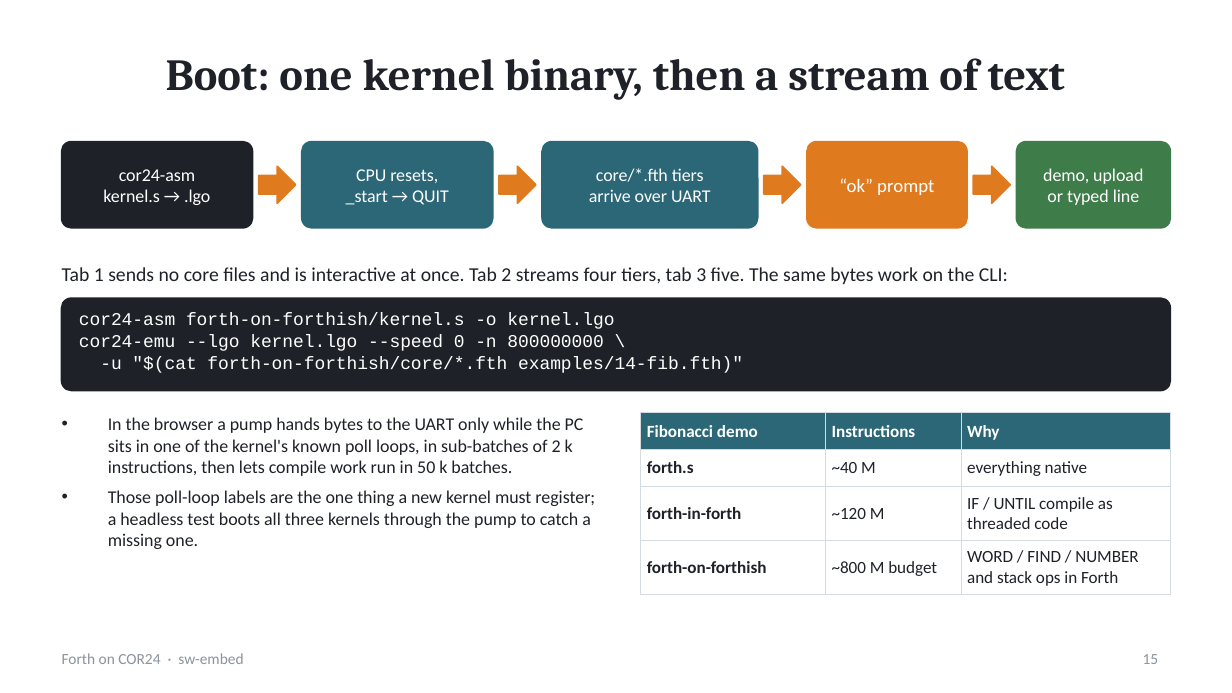
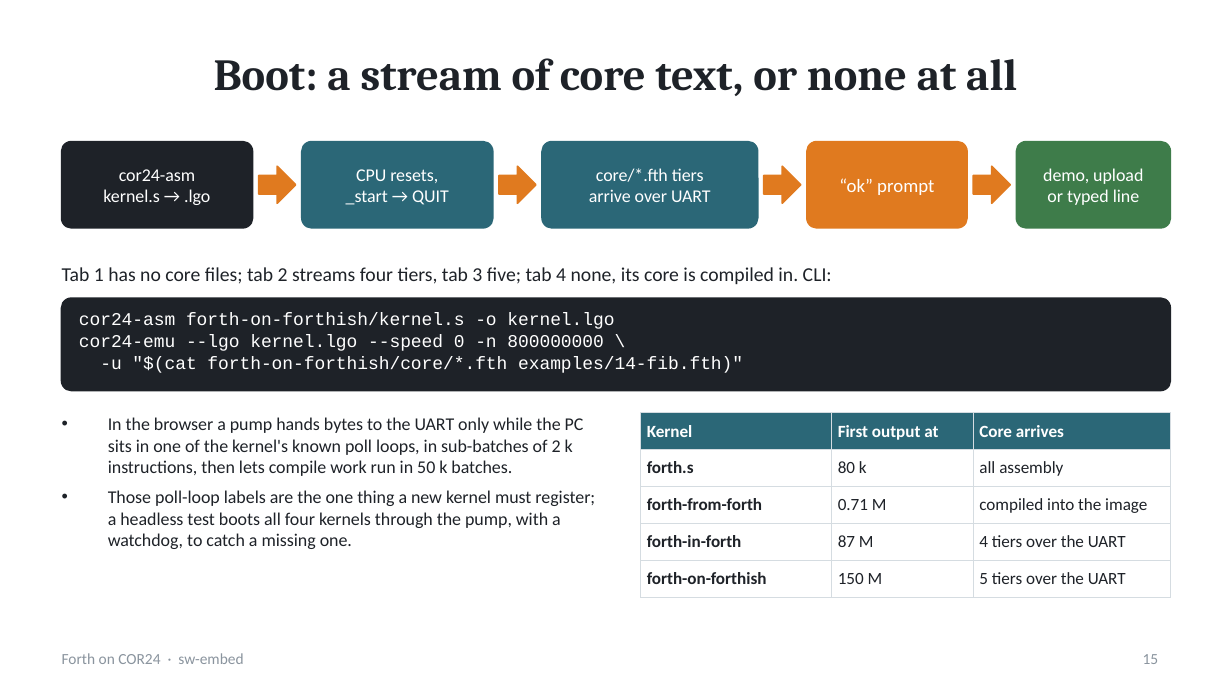
Before and after one commit to sw-embed/web-sw-cor24-forth, a slide deck: slide 15 of docs/forth-on-cor24.pptx. Drawn at 1232x693 pixels with LibreOffice and Linux fonts; fonts in the diff are those of the drawing. Boxes give left, top, right and bottom in pixels: in the first picture for what was removed or moved away, otherwise in the second. Text is boxed around its words. In the diff, an @@ line names an element or a change of style, - is before the commit and + after.

```diff
--- a/docs/forth-on-cor24.pptx
+++ b/docs/forth-on-cor24.pptx
@@ title at [214,58,1017,96]: text changed @@
-Boot: one kernel binary, then a stream of text
+Boot: a stream of core text, or none at all
@@ text at [62,267,832,284]: text changed @@
-Tab 1 sends no core files and is interactive at once. Tab 2 streams four tiers, tab 3 five. The same bytes work on the CLI:
+Tab 1 has no core files; tab 2 streams four tiers, tab 3 five; tab 4 none, its core is compiled in. CLI:
@@ table at [641,413,1170,588] @@
-row 1: Fibonacci demo | Instructions | Why
-row 2: forth.s | ~40 M | everything native
-row 3: forth-in-forth | ~120 M | IF / UNTIL compile as threaded code
-row 4: forth-on-forthish | ~800 M budget | WORD / FIND / NUMBER and stack ops in Forth
+row 1: Kernel | First output at | Core arrives
+row 2: forth.s | 80 k | all assembly
+row 3: forth-from-forth | 0.71 M | compiled into the image
+row 4: forth-in-forth | 87 M | 4 tiers over the UART
+row 5: forth-on-forthish | 150 M | 5 tiers over the UART
@@ text at [108,490,595,549]: text changed @@
-• Those poll-loop labels are the one thing a new kernel must register; a headless test boots all three kernels through the pump to catch a missing one.
+• Those poll-loop labels are the one thing a new kernel must register; a headless test boots all four kernels through the pump, with a watchdog, to catch a missing one.
```
Also in this commit, not shown: 13 other slides changed, 1 other file.
